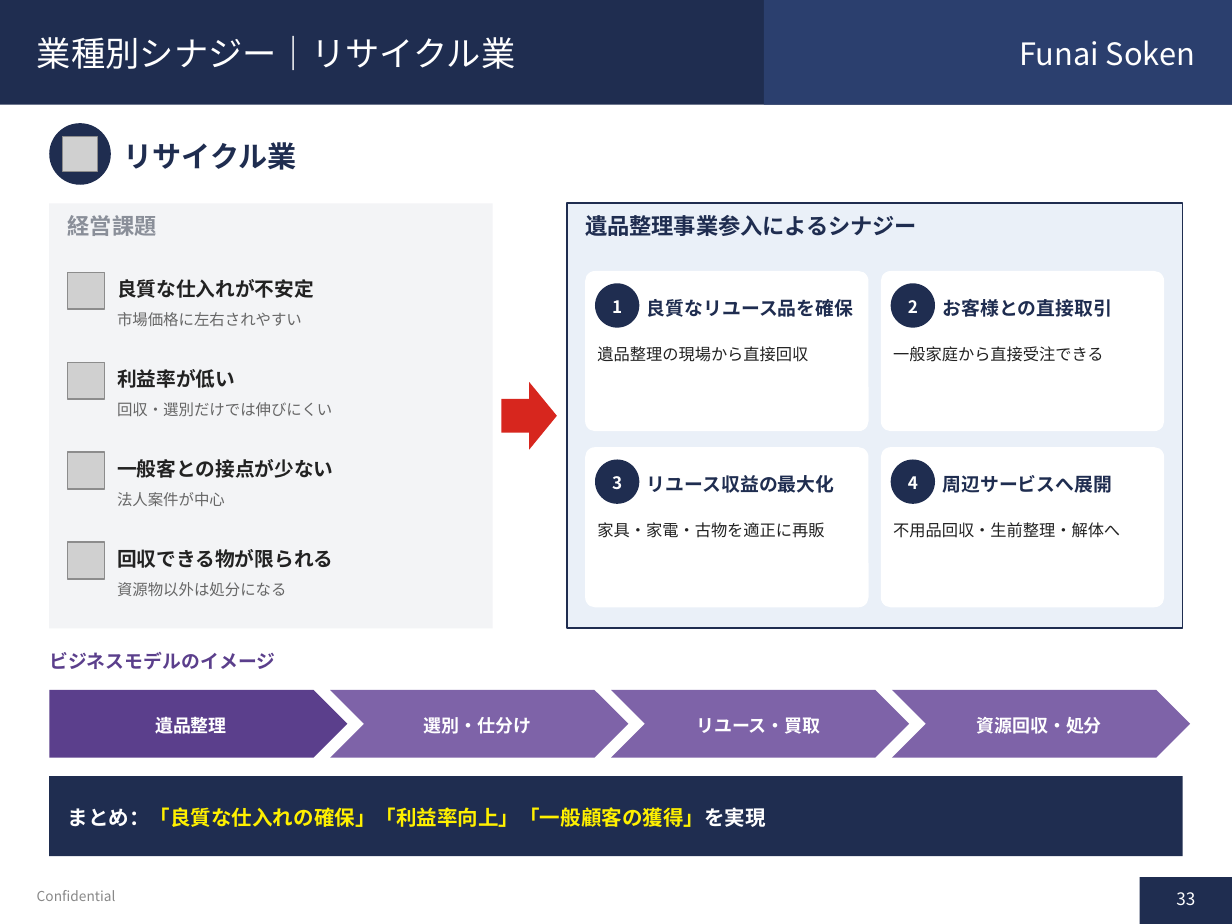
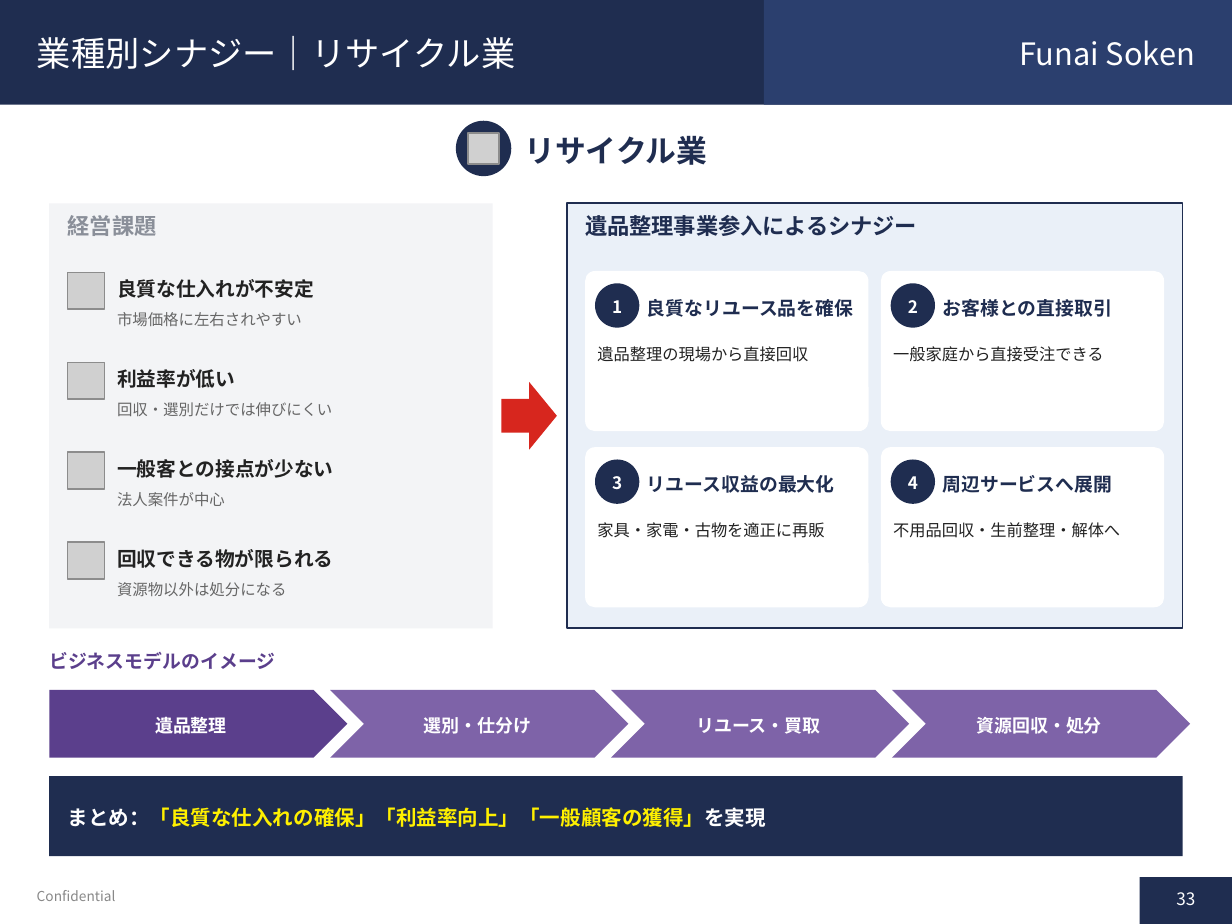
Before and after one commit to soshiro-iki-sys/-, a slide deck: slide 33 of proposals/遺品整理事業_企画書.pptx. Drawn at 1232x924 pixels with LibreOffice and Linux fonts; fonts in the diff are those of the drawing; grey boxes stand for pictures. Boxes give left, top, right and bottom in pixels: in the first picture for what was removed or moved away, otherwise in the second. Text is boxed around its words. In the diff, an @@ line names an element or a change of style, - is before the commit and + after.

```diff
--- a/proposals/遺品整理事業_企画書.pptx
+++ b/proposals/遺品整理事業_企画書.pptx
@@ text "リサイクル業": place and size @@
-text "リサイクル業" at [123, 142, 296, 170]
+text "リサイクル業" at [524, 136, 707, 165]
@@ text "リサイクル業" at [524, 136, 707, 165]: size 17 to 18 pt; alignment left to centre @@
@@ ellipse: place and size @@
-ellipse at [49, 123, 111, 185]
+ellipse at [456, 121, 511, 176]
@@ picture: place and size @@
-picture at [63, 137, 97, 171]
+picture at [468, 133, 499, 164]
```
Also in this commit, not shown: 46 other slides changed, 1 other file.
